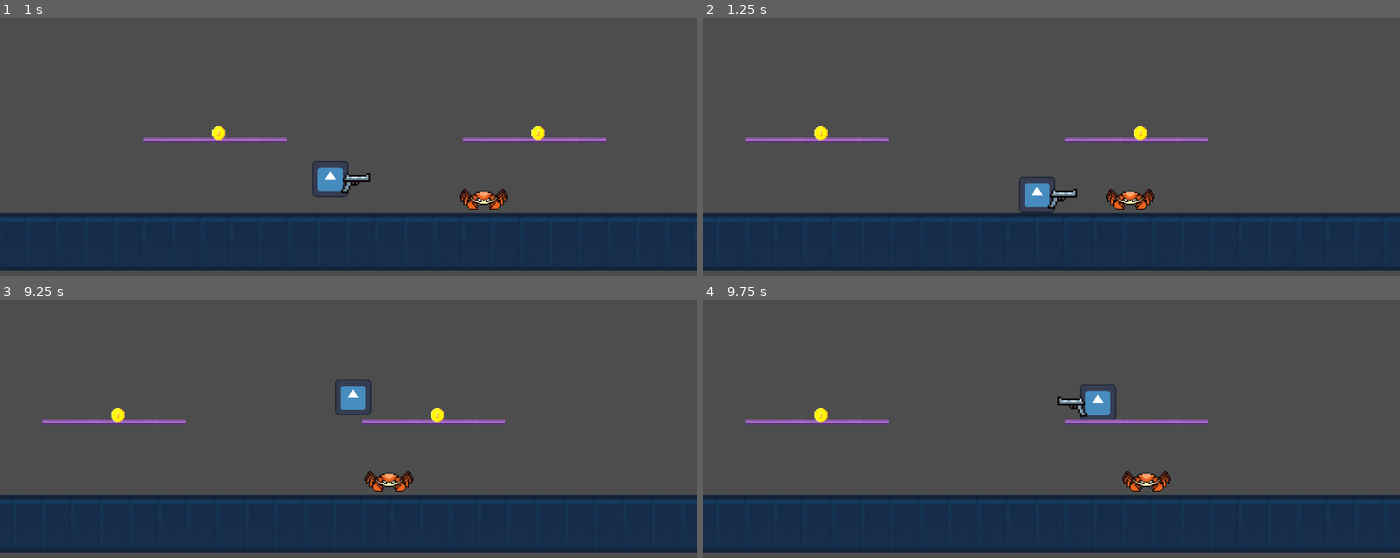
Above: before the commit, frames 1-4 (two rows, left to right).
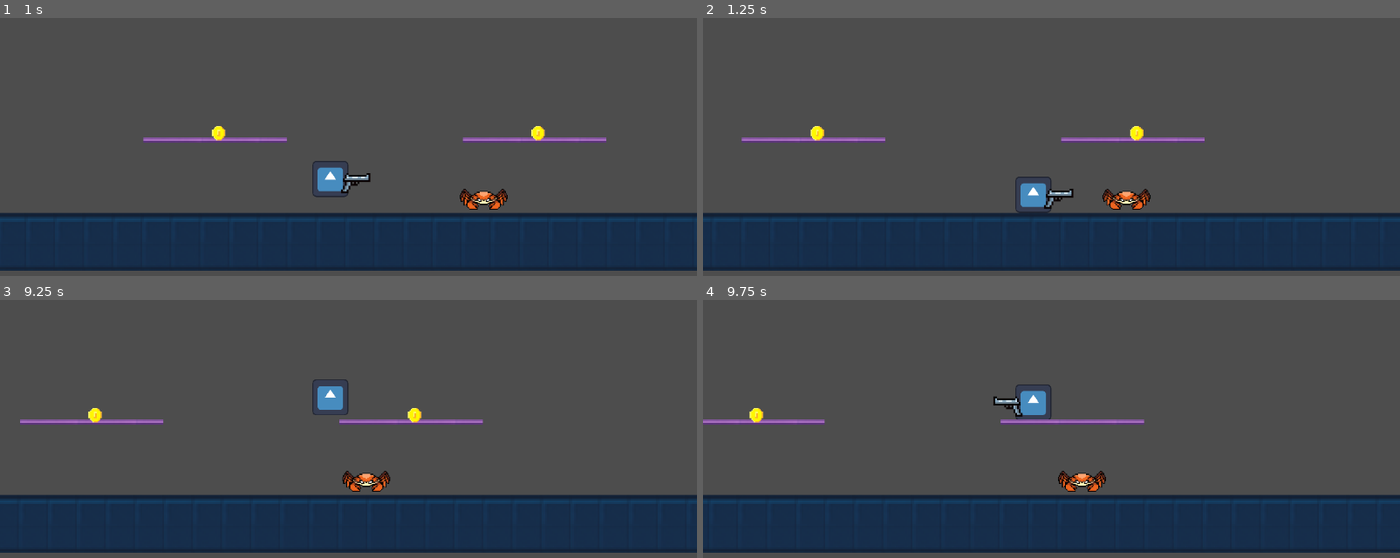
Above: after the commit, the same moments.

Repository: kartikeydino/Github_Project_Final_Prototype
Game: Godot game, scene res://scenes/game.tscn
Two runs of this game, one before a commit and one after it. Both use one fixed random seed, a clock stepped at 60 frames per second and the inputs below. The engine's default icon, where the game draws it, is replaced by a stand-in: a white triangle on a blue panel in a dark square.
Inputs (mouse positions are in pixels of both pictures, inside the frame that each line leads up to):
- Up to frame 1 (1 s): move the mouse to (501, 97) at 0.52 s; hold Right (right) from 0.53 s (still down); tap E (e) at 0.6 s; tap Up (jump) at 0.77 s
- Up to frame 2 (1.25 s): keep holding Right (right)
- Up to frame 3 (9.25 s): move the mouse to (209, 421) at 1.27 s; click (209, 421) at 1.35 s; tap Up (jump) at 1.52, 3.02, 3.77, 4.52, 6.02, 6.77, 7.52, 9.02 s; move the mouse to (418, 315) at 2.02 s; release Right (right) at 2.03 s; hold Left (left) 2.03-2.78 s; tap E (e) every 1.5 s from 2.1 to 8.1 s; move the mouse to (313, 478) at 2.77 s; hold Right (right) 2.78-4.28 s; click (313, 478) at 2.85 s; move the mouse to (557, 459) at 3.52 s; move the mouse to (139, 341) at 4.27 s; hold Left (left) 4.28-5.03 s; click (139, 341) at 4.35 s; move the mouse to (383, 400) at 5.02 s; hold Right (right) 5.03-5.78 s; move the mouse to (243, 302) at 5.77 s; hold Left (left) 5.78-7.28 s; click (243, 302) at 5.85 s; move the mouse to (501, 379) at 6.52 s; move the mouse to (209, 421) at 7.27 s; hold Right (right) from 7.28 s (still down); click (209, 421) at 7.35 s; move the mouse to (418, 315) at 8.02 s; move the mouse to (313, 478) at 8.77 s; click (313, 478) at 8.85 s
- Up to frame 4 (9.75 s): move the mouse to (1260, 459) at 9.52 s; release Right (right) at 9.53 s; hold Left (left) from 9.53 s (still down); tap E (e) at 9.6 s

Frame 1 is identical in both runs. In frame 2, 1.0% of the frame differs, in the area x 5-73%, y 41-76%; in frame 3, 1.9%; in frame 4, 2.8%, in the area x 0-73%, y 32-75%.

Commit message:
extended camera

Diff:
--- a/scenes/player.tscn
+++ b/scenes/player.tscn
@@ -27,6 +27,6 @@
 zoom = Vector2(3, 3)
 limit_left = -96
 limit_top = -160
-limit_right = 351
+limit_right = 800
 limit_bottom = 32
 limit_smoothed = true
